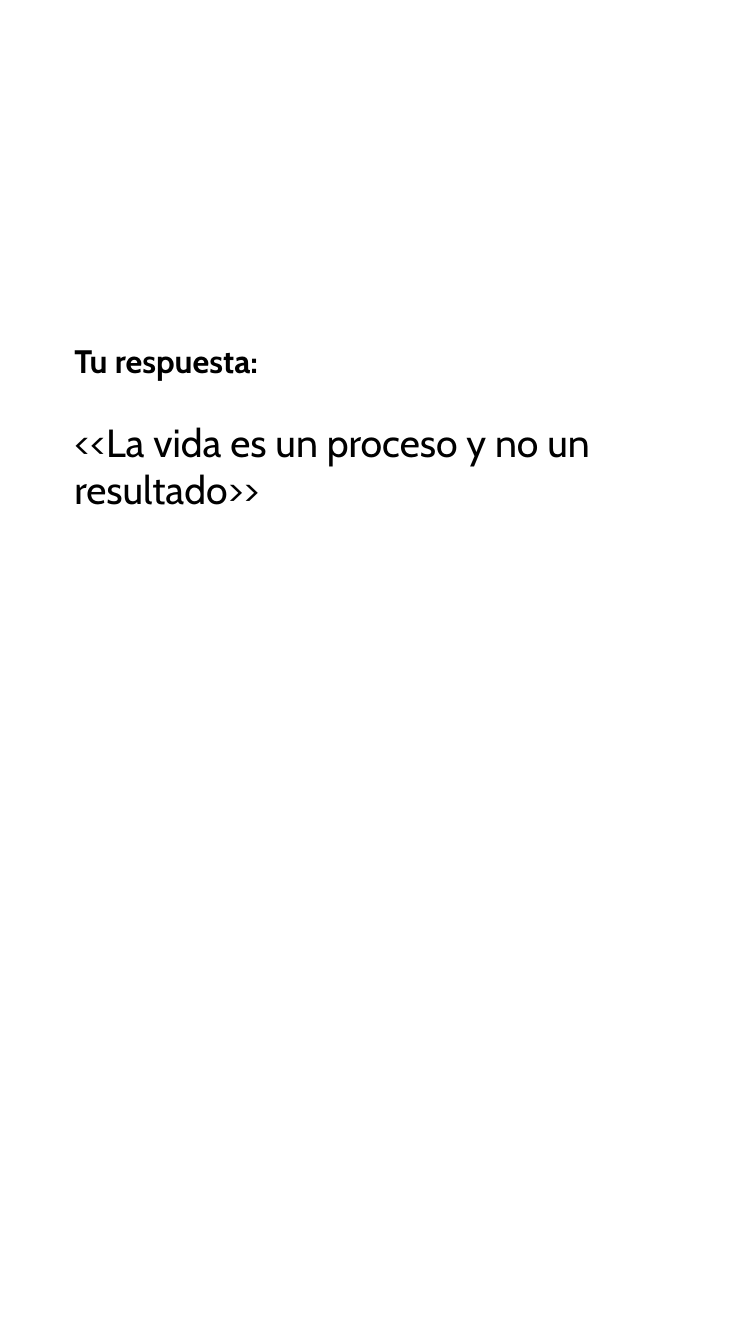
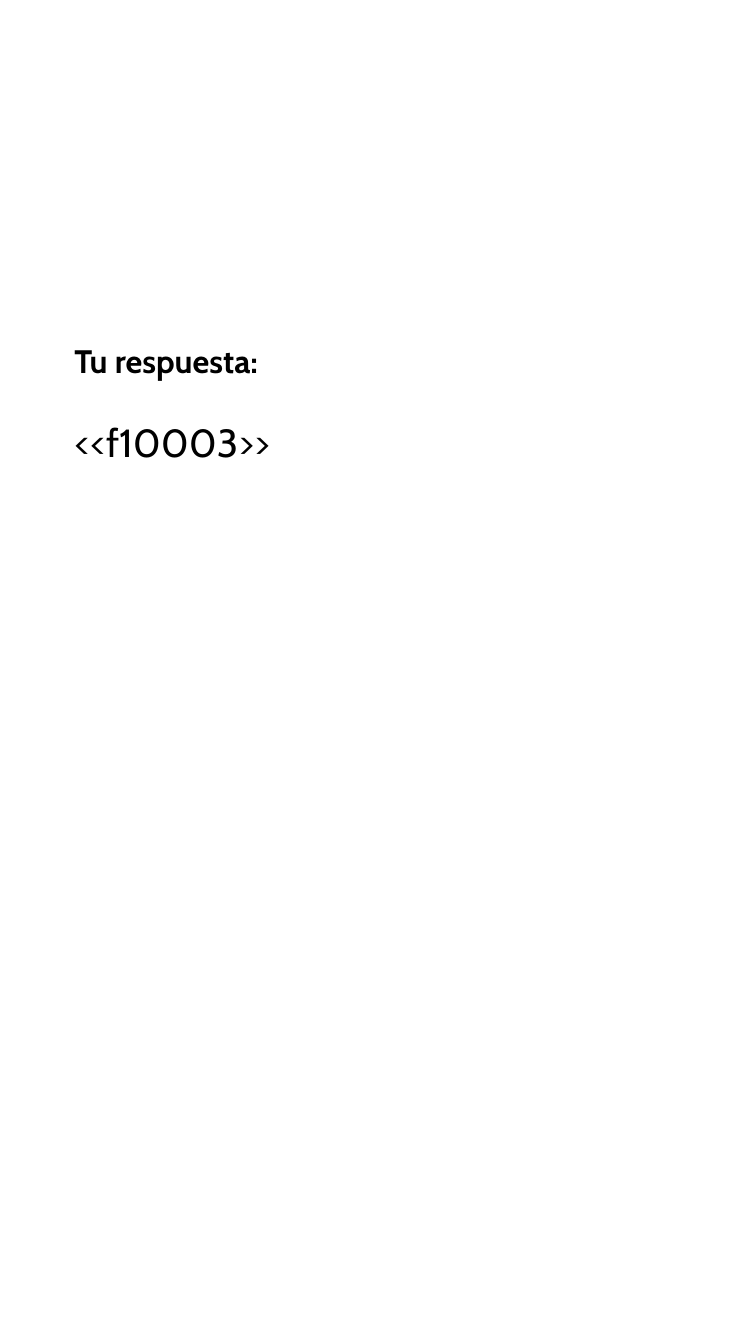
Before and after one commit to gero-educacion/reportgen, a slide deck: slide 4 of assets/template_tu_contexto.pptx. Drawn at 756x1344 pixels with LibreOffice and Linux fonts; fonts in the diff are those of the drawing; background and template pictures are left out. Boxes give left, top, right and bottom in pixels: in the first picture for what was removed or moved away, otherwise in the second. Text is boxed around its words. In the diff, an @@ line names an element or a change of style, - is before the commit and + after.

```diff
--- a/assets/template_tu_contexto.pptx
+++ b/assets/template_tu_contexto.pptx
@@ text at box(74, 427, 270, 458): text changed @@
-<<La vida es un proceso y no un resultado>>
+<<f10003>>
```
Also in this commit, not shown: 4 other slides changed, 6 slides added, 6 slides removed.
